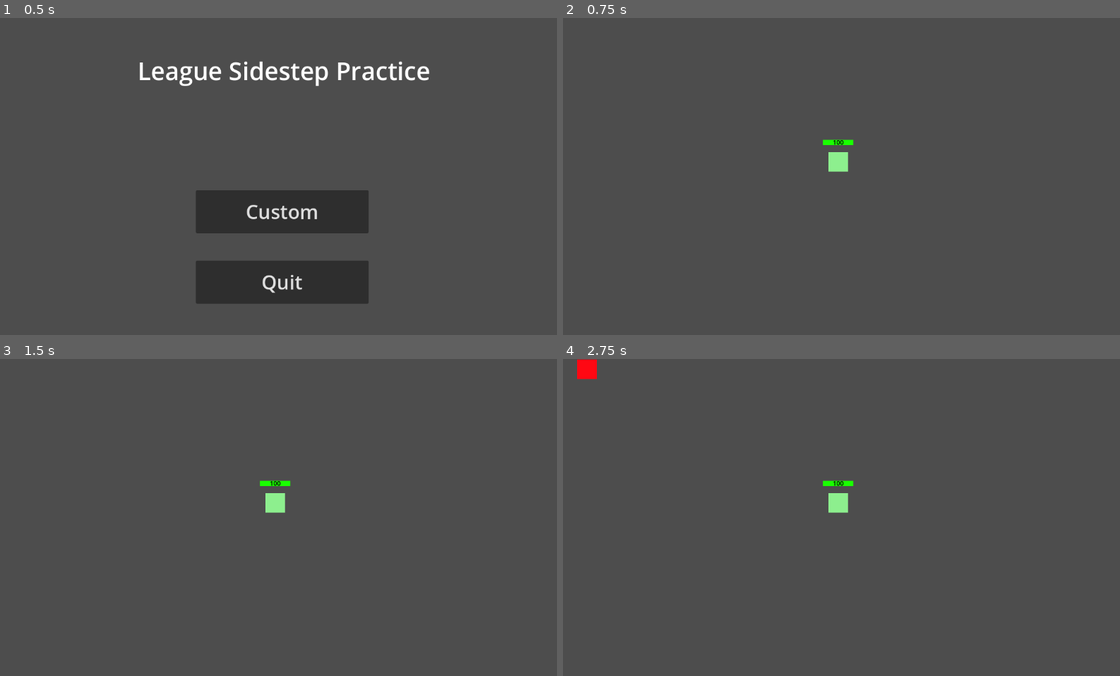
Above: before the commit, frames 1-4 (two rows, left to right).
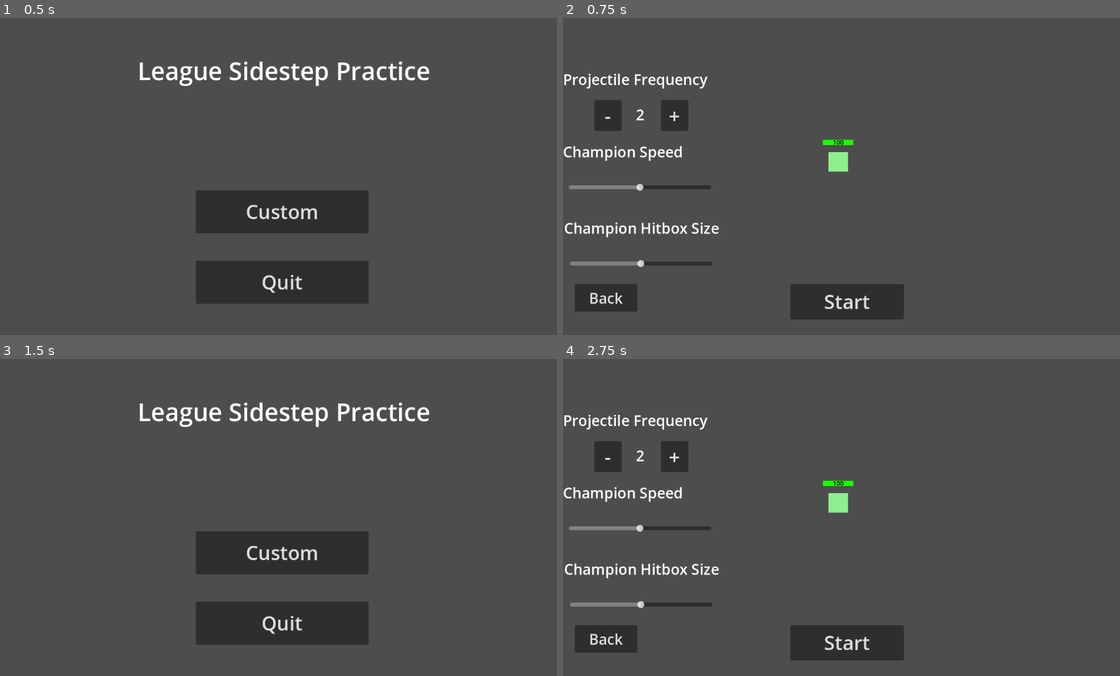
Above: after the commit, the same moments.

Repository: OhijMik/League-of-Dodgers
Game: Godot game, scene res://main_menu.tscn
The game is run twice, just before and just after one commit, with the same random seed, the same clock (stepped at 60 frames per second) and the same inputs.
Inputs (mouse positions are in pixels of both pictures, inside the frame that each line leads up to):
- Up to frame 1 (0.5 s): no input
- Up to frame 2 (0.75 s): click "Custom" at 0.5 s
- Up to frame 3 (1.5 s): click (44, 637) at 1.25 s, where only the run after the commit has a clickable "Back"
- Up to frame 4 (2.75 s): click (847, 552) at 2 s, where only the run after the commit has a clickable "Custom"

Frame 1 is identical in both runs. In frame 2, 5.9% of the frame differs, in the area x 0-62%, y 17-96%; in frame 3, 9.8%, in the area x 25-78%, y 13-90%; in frame 4, 6.2%.

Commit message:
Added the start and the back button
- Added the start and the back button on the UI of the custom game

Diff:
--- a/game_scene.gd
+++ b/game_scene.gd
@@ -26,9 +26,11 @@
 		if global.paused:
 			global.paused = false
 			ui.hide()
+			projectile_spawn_timer.set_paused(false)
 		else:
 			global.paused = true
 			ui.show()
+			projectile_spawn_timer.set_paused(true)
 
 	$UI/ProjectileFrequency/FrequencyLabel.text = str(projectile_spawn_timer.wait_time)
 
@@ -47,3 +49,14 @@
 
 func _on_minus_button_pressed():
 	projectile_spawn_timer.wait_time -= 0.05
+
+
+func _on_start_button_pressed():
+	global.paused = false
+	$StartButton.hide()
+	ui.hide()
+	projectile_spawn_timer.start()
+
+
+func _on_back_button_pressed():
+	get_tree().change_scene_to_file("res://main_menu.tscn")
--- a/game_scene.tscn
+++ b/game_scene.tscn
@@ -15,26 +15,24 @@
 
 [node name="ProjectileSpawn" type="Timer" parent="."]
 wait_time = 2.0
-autostart = true
 
 [node name="UI" type="CanvasLayer" parent="."]
-visible = false
 
 [node name="ChampionHitboxSize" type="Node2D" parent="UI"]
 
 [node name="HitboxLabel" type="Label" parent="UI/ChampionHitboxSize"]
 offset_left = 2.0
-offset_top = 496.0
+offset_top = 408.0
 offset_right = 435.0
-offset_bottom = 538.0
+offset_bottom = 450.0
 theme_override_font_sizes/font_size = 30
 text = "Champion Hitbox Size"
 
 [node name="HitboxSlider" type="HSlider" parent="UI/ChampionHitboxSize"]
 offset_left = 14.0
-offset_top = 522.0
+offset_top = 434.0
 offset_right = 305.0
-offset_bottom = 659.0
+offset_bottom = 571.0
 min_value = 50.0
 max_value = 150.0
 value = 100.0
@@ -42,36 +40,36 @@
 [node name="ChampionSpeed" type="Node2D" parent="UI"]
 
 [node name="SpeedLabel" type="Label" parent="UI/ChampionSpeed"]
-offset_top = 340.0
+offset_top = 252.0
 offset_right = 433.0
-offset_bottom = 382.0
+offset_bottom = 294.0
 theme_override_font_sizes/font_size = 30
 text = "Champion Speed
 "
 
 [node name="SpeedSlider" type="HSlider" parent="UI/ChampionSpeed"]
 offset_left = 12.0
-offset_top = 366.0
+offset_top = 278.0
 offset_right = 303.0
-offset_bottom = 503.0
+offset_bottom = 415.0
 max_value = 300.0
 value = 150.0
 
 [node name="ProjectileFrequency" type="Node2D" parent="UI"]
 
 [node name="ProjectileFrequencyLabel" type="Label" parent="UI/ProjectileFrequency"]
-offset_top = 192.0
+offset_top = 104.0
 offset_right = 344.0
-offset_bottom = 234.0
+offset_bottom = 146.0
 theme_override_font_sizes/font_size = 30
 text = "Projectile Frequency
 "
 
 [node name="FrequencyLabel" type="Label" parent="UI/ProjectileFrequency"]
 offset_left = 128.0
-offset_top = 264.0
+offset_top = 176.0
 offset_right = 187.0
-offset_bottom = 306.0
+offset_bottom = 218.0
 theme_override_font_sizes/font_size = 30
 text = "1.00"
 horizontal_alignment = 1
@@ -79,19 +77,35 @@
 
 [node name="PlusButton" type="Button" parent="UI/ProjectileFrequency"]
 offset_left = 200.0
-offset_top = 256.0
+offset_top = 168.0
 offset_right = 256.0
-offset_bottom = 319.0
+offset_bottom = 231.0
 theme_override_font_sizes/font_size = 40
 text = "+"
 
 [node name="MinusButton" type="Button" parent="UI/ProjectileFrequency"]
 offset_left = 64.0
-offset_top = 256.0
+offset_top = 168.0
 offset_right = 120.0
-offset_bottom = 319.0
+offset_bottom = 231.0
 theme_override_font_sizes/font_size = 40
 text = "-"
+
+[node name="BackButton" type="Button" parent="UI"]
+offset_left = 24.0
+offset_top = 544.0
+offset_right = 152.0
+offset_bottom = 600.0
+theme_override_font_sizes/font_size = 30
+text = "Back"
+
+[node name="StartButton" type="Button" parent="."]
+offset_left = 464.0
+offset_top = 544.0
+offset_right = 696.0
+offset_bottom = 616.0
+theme_override_font_sizes/font_size = 40
+text = "Start"
 
 [connection signal="timeout" from="ProjectileSpawn" to="." method="_on_projectile_spawn_timeout"]
 [connection signal="timeout" from="ProjectileSpawn" to="Projectiles" method="_on_projectile_spawn_timeout"]
@@ -99,3 +113,5 @@
 [connection signal="value_changed" from="UI/ChampionSpeed/SpeedSlider" to="." method="_on_speed_slider_value_changed"]
 [connection signal="pressed" from="UI/ProjectileFrequency/PlusButton" to="." method="_on_plus_button_pressed"]
 [connection signal="pressed" from="UI/ProjectileFrequency/MinusButton" to="." method="_on_minus_button_pressed"]
+[connection signal="pressed" from="UI/BackButton" to="." method="_on_back_button_pressed"]
+[connection signal="pressed" from="StartButton" to="." method="_on_start_button_pressed"]
--- a/main_menu.gd
+++ b/main_menu.gd
@@ -4,7 +4,7 @@
 func _on_custom_button_pressed():
 	get_tree().change_scene_to_file("res://game_scene.tscn")
 	global.game_state = "custom"
-	global.paused = false
+	global.paused = true
 
 
 func _on_quit_button_pressed():
